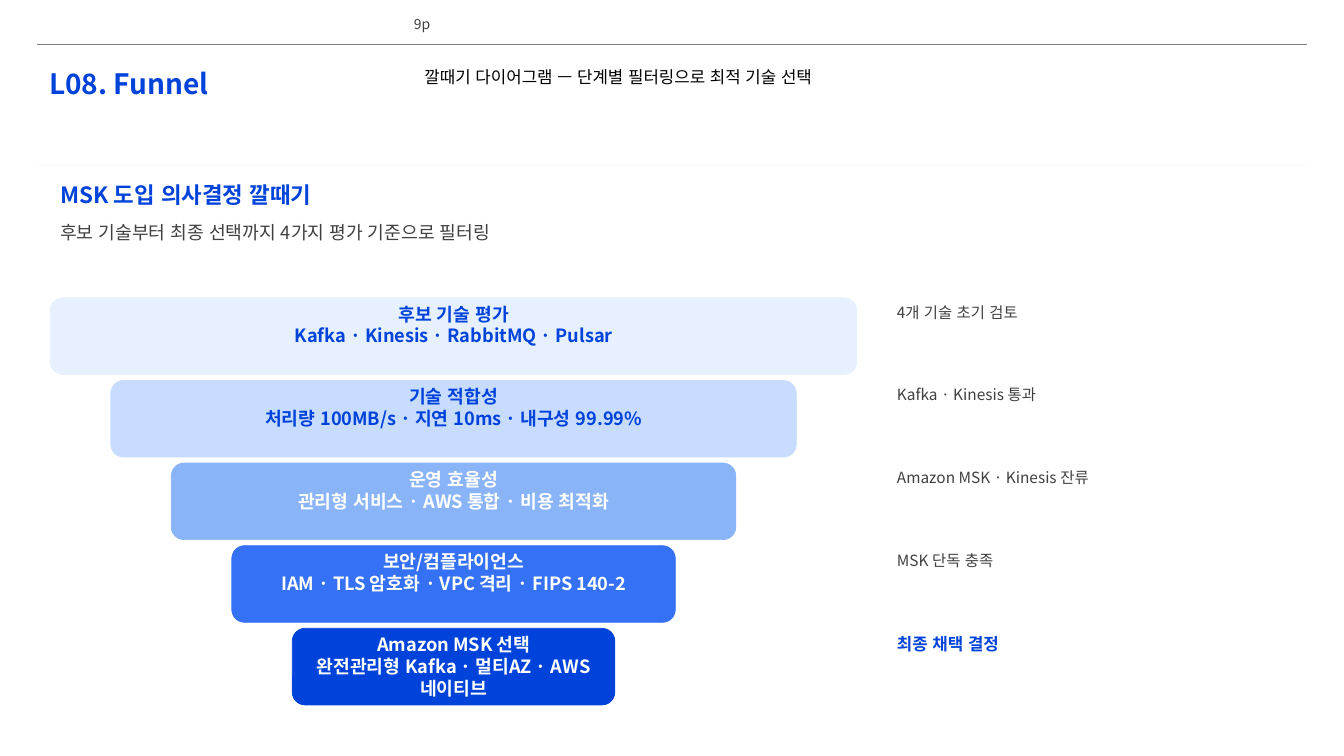
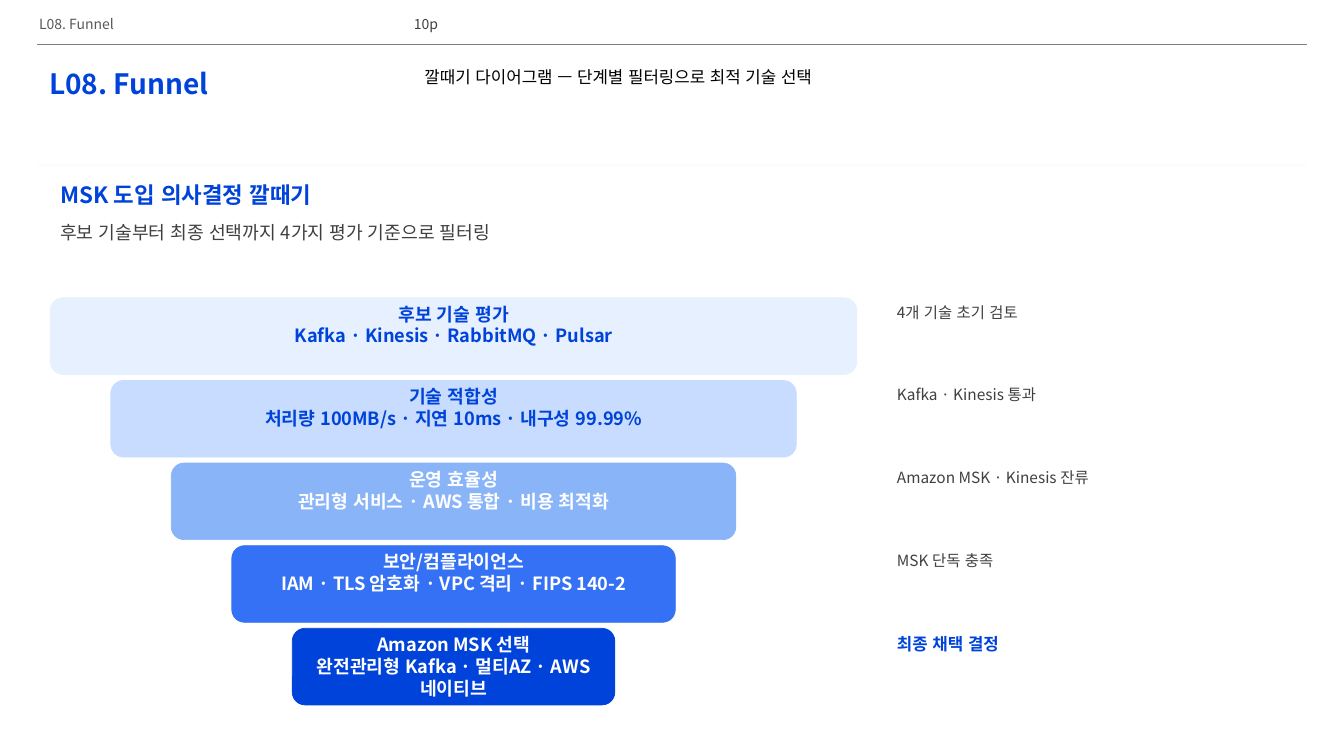
Before and after one commit to lhs6395-hslee/project-steer, a slide deck: slide 10 of results/pptx/AWS_MSK_Expert_Intro.pptx (slide 9 before the commit). Drawn at 1344x756 pixels with LibreOffice and Linux fonts; fonts in the diff are those of the drawing; background and template pictures are left out. Boxes give left, top, right and bottom in pixels: in the first picture for what was removed or moved away, otherwise in the second. Text is boxed around its words. In the diff, an @@ line names an element or a change of style, - is before the commit and + after.

```diff
--- a/results/pptx/AWS_MSK_Expert_Intro.pptx
+++ b/results/pptx/AWS_MSK_Expert_Intro.pptx
@@ text added at (39,18,114,29), 10 pt, text #595959 @@
+L08. Funnel
@@ page number at (414,19,438,32): text changed @@
-9p
+10p
```
Also in this commit, not shown: 1 slide added.
